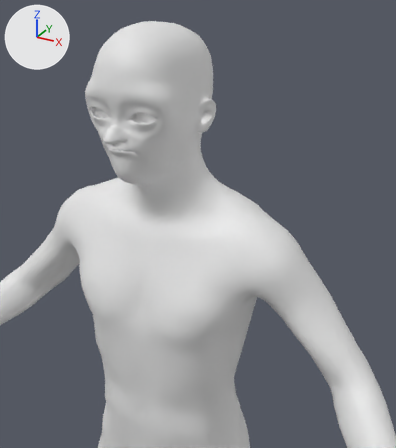
A saved change to the Blender file anima/AlonsoEstilo.blend.
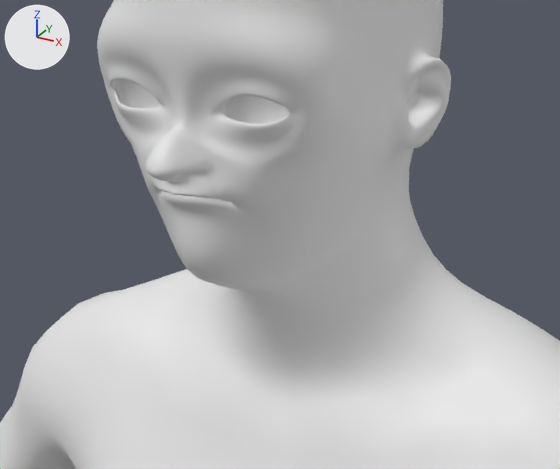
There are two pictures of each version: one from a 50 mm lens placed at (0.46, -0.764, 1.73), pointed at (0.119, -0.144, 1.419), one close up on the part from 12% to 65% of the width and 17% to 56% of the height. The lights are fixed; the arrows at upper left show +X, +Y and +Z. The older version's two pictures come first.

The scene before the commit, as lines of its bpy script (objects in view):
```python
me_alonso_malla = bpy.data.meshes.new('Alonso_Malla')
me_alonso_malla.from_pydata(...)  # 13380 vertices, 13378 faces; spans x -0.54..0.54, y -0.36..0.09, z 0.0..1.68
me_alonso_malla.polygons.foreach_set('use_smooth', [True] * 13378)
ob_alonso = bpy.data.objects.new('Alonso', me_alonso_malla)
ob_alonso.location = (0.0, 0.0, 0.0)
```
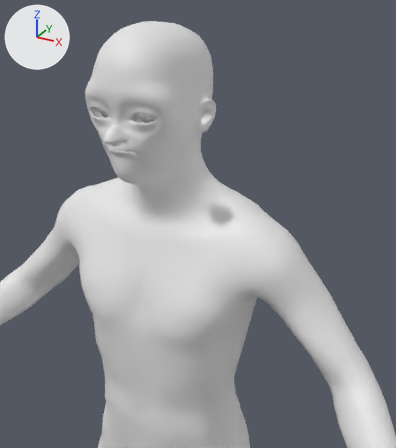
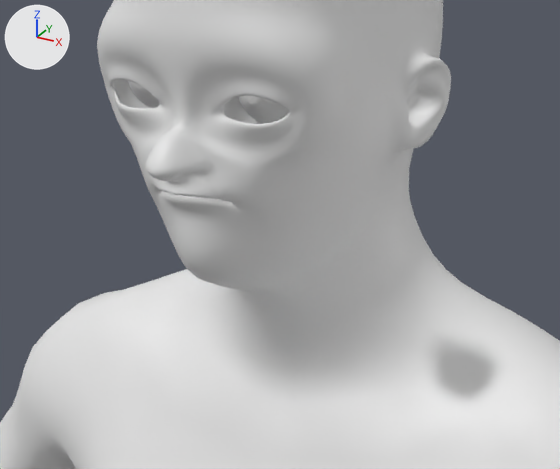
Diff of the bpy script that builds the scene:
```diff
--- a/anima/AlonsoEstilo.blend.py
+++ b/anima/AlonsoEstilo.blend.py
@@ me_alonso_ojos @@
+me_alonso_ojos.from_pydata(...)  # 1064 vertices, 1020 faces; spans x -0.0533..0.0533, y -0.1487..-0.1215, z 1.5499..1.5848
+me_alonso_ojos.polygons.foreach_set('use_smooth', [True] * 1020)
@@ ob_alonso_ojos @@
+ob_alonso_ojos = bpy.data.objects.new('Alonso_Ojos', me_alonso_ojos)
+ob_alonso_ojos.location = (0.0, 0.0, 0.0)
```

Pixel boxes (x1, y1, x2, y2) of what changed, in the close-ups (560 x 469 px):
'Alonso_Ojos', added: after (129, 81, 289, 123)
